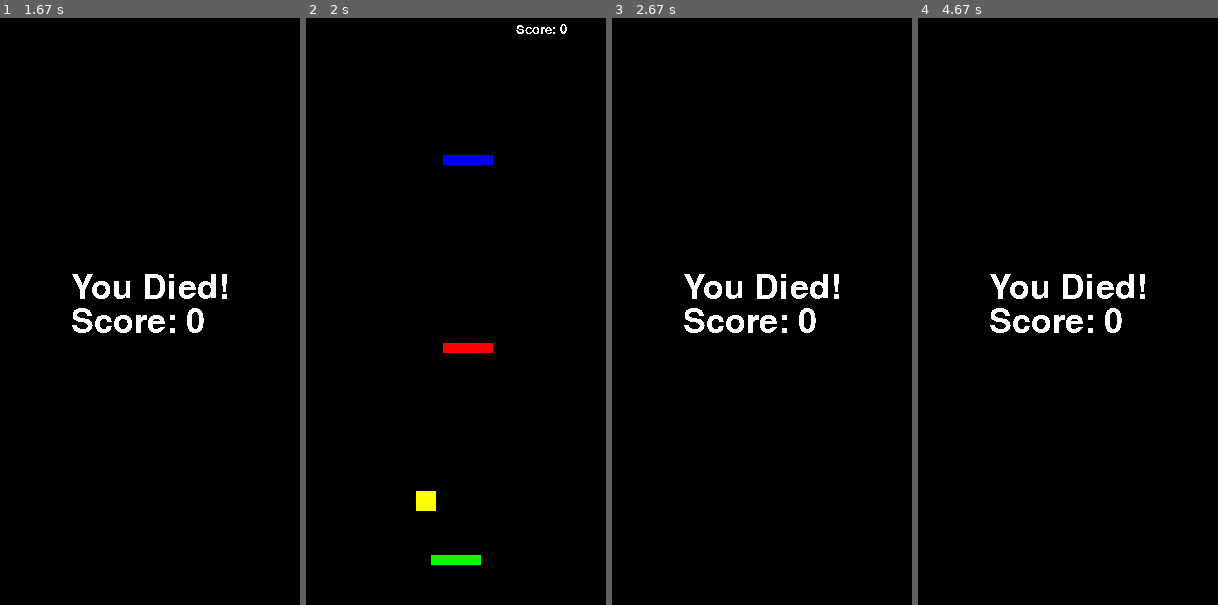
Above: before the commit, frames 1-4 (left to right).
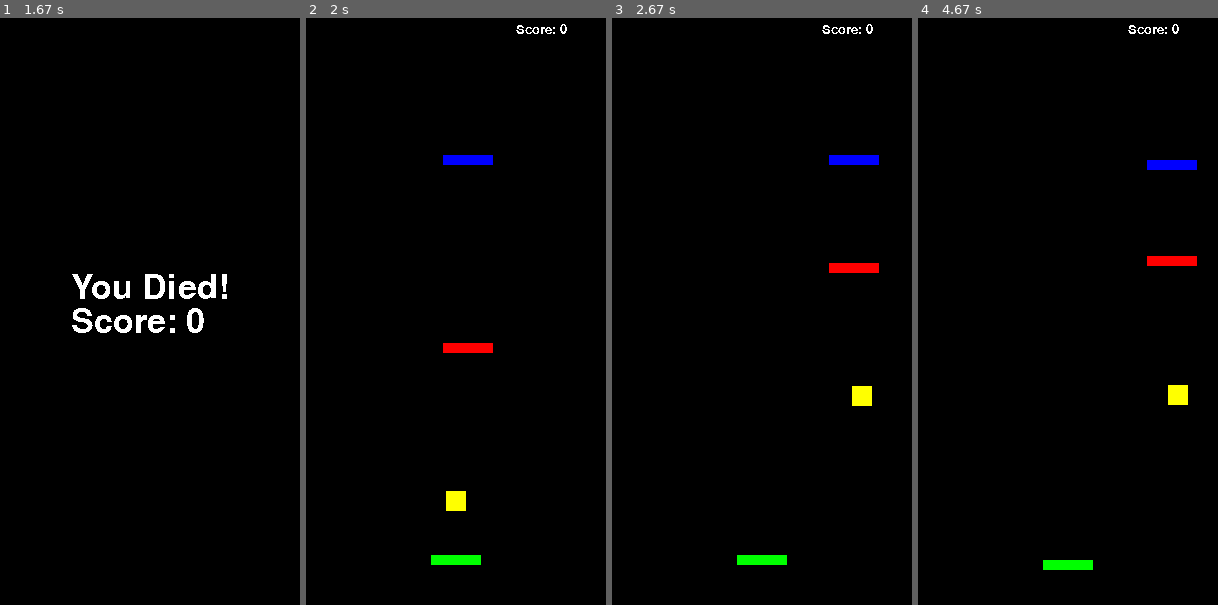
Above: after the commit, the same moments.

Repository: lolloz98/pygame_games
Game: pygame game, started from dodo_jump/main.py
Same seed, same stepped clock (60 frames per second), same inputs: the game is played once before the commit and once after it.
Inputs:
- Up to frame 1 (1.67 s): hold D 0.33-0.8 s; hold D 0.83-1.3 s; hold A from 1.33 s (still down)
- Up to frame 2 (2 s): release A at 1.87 s; hold A from 1.9 s (still down)
- Up to frame 3 (2.67 s): release A at 2.3 s; hold D from 2.33 s (still down)
- Up to frame 4 (4.67 s): release D at 2.97 s; hold F 3-3.37 s; hold S 3-3.37 s; hold A 3.8-4.27 s; hold D from 4.3 s (still down)

Frame 1 is identical in both runs. In frame 2, 0.5% of the frame differs, in the area x 36-54%, y 80-84%; in frame 3, 2.8%, in the area x 24-89%, y 1-94%; in frame 4, 2.8%.

Commit message:
DODO-JUMP Improve input handling on restart

Diff:
--- a/dodo_jump/main.py
+++ b/dodo_jump/main.py
@@ -30,7 +30,7 @@
     global score
     score = 0
     global started
-    started = False
+    started = True
     global died
     died = False
     global difficulty
@@ -63,16 +63,17 @@
         if event.type == pygame.KEYDOWN:
             if died:
                 reset()
+            elif not started:
+                started = True
             else:
-                started = True
-            if event.key == pygame.K_a:
-                dodo.changeInDir(player.Dir.LEFT, pygame.KEYDOWN)
-            if event.key == pygame.K_s:
-                pass
-            if event.key == pygame.K_d:
-                dodo.changeInDir(player.Dir.RIGHT, pygame.KEYDOWN)
-            if event.key == pygame.K_f:
-                pass
+                if event.key == pygame.K_a:
+                    dodo.changeInDir(player.Dir.LEFT, pygame.KEYDOWN)
+                if event.key == pygame.K_s:
+                    pass
+                if event.key == pygame.K_d:
+                    dodo.changeInDir(player.Dir.RIGHT, pygame.KEYDOWN)
+                if event.key == pygame.K_f:
+                    pass
         if event.type == pygame.KEYUP:
             if event.key == pygame.K_a:
                 dodo.changeInDir(player.Dir.LEFT, pygame.KEYUP)
